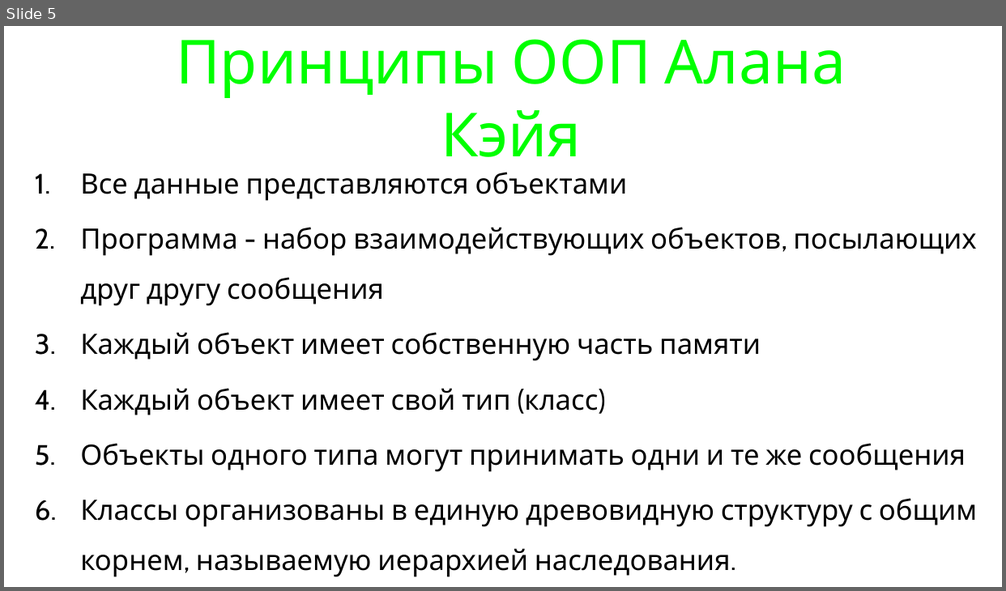
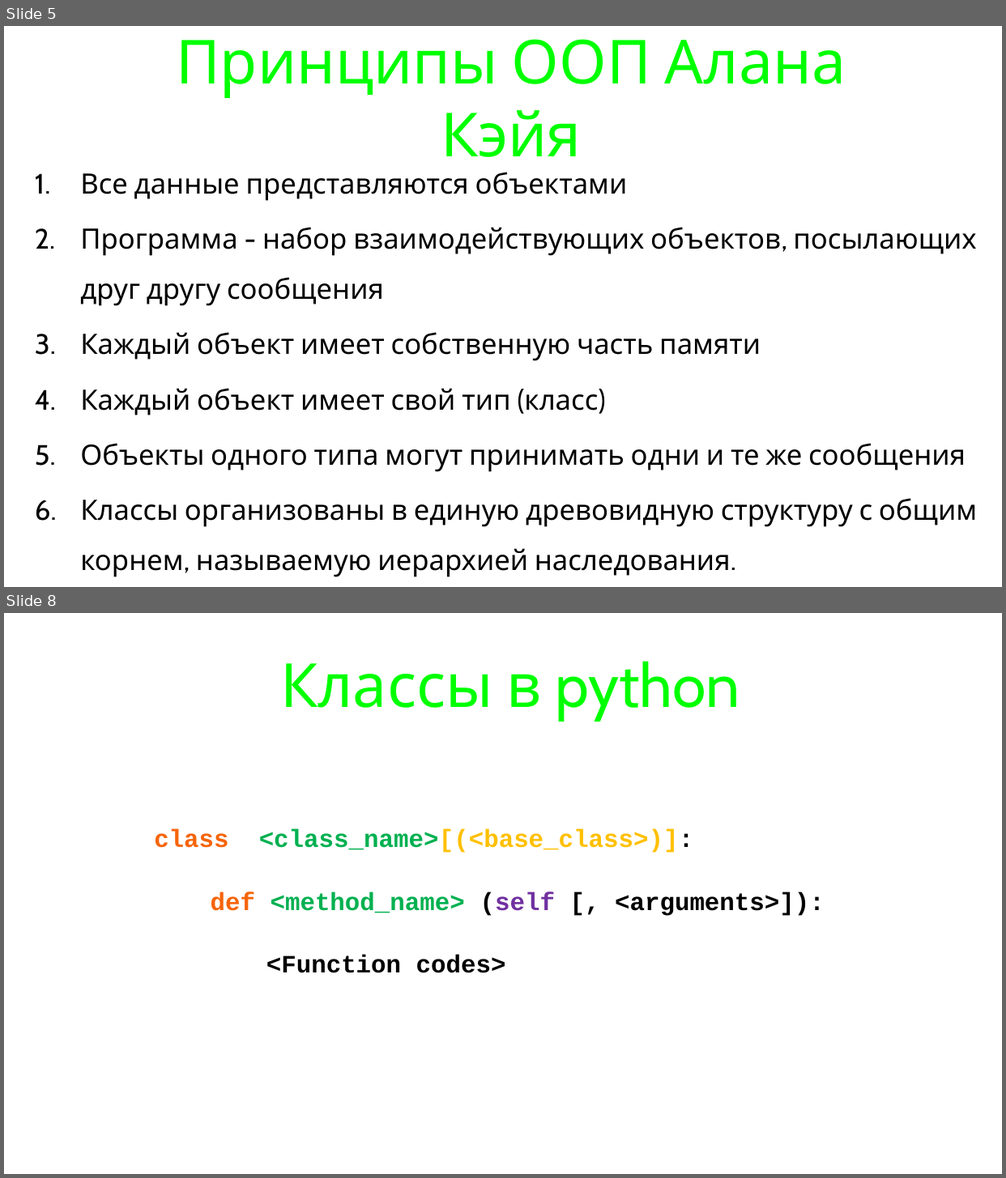
Before and after one commit to maxchv/LearnPython, a slide deck: week08/oop.pptx. Shown one above the other, each under a label of ours: slide 5 before the commit, slides 5 and 8 after it; the slides between them are not shown. The pictures are 1006x591 and 1006x1178 pixels, drawn with LibreOffice and Linux fonts; fonts in the diff are those of the drawing. Boxes give left, top, right and bottom in pixels: in the first picture for what was removed or moved away, otherwise in the second. Text is boxed around its words. In the diff, an @@ line names an element or a change of style, - is before the commit and + after.

```diff
--- a/week08/oop.pptx
+++ b/week08/oop.pptx
@@ slide 8 added at (4, 613, 1002, 1174), background #FFFFFF @@
@@ title added at (280, 661, 740, 720), 78 pt, text #00FF00 @@
+Классы в python
@@ text added at (154, 829, 825, 973), 32 pt, text #000000, bold @@
+class <class_name>[(<base_class>)]:
+def <method_name> (self [, <arguments>]):
+<Function codes>
```
Also in this commit, not shown: 2 slides changed, 24 other slides added, 1 slide removed, 2 other files.
